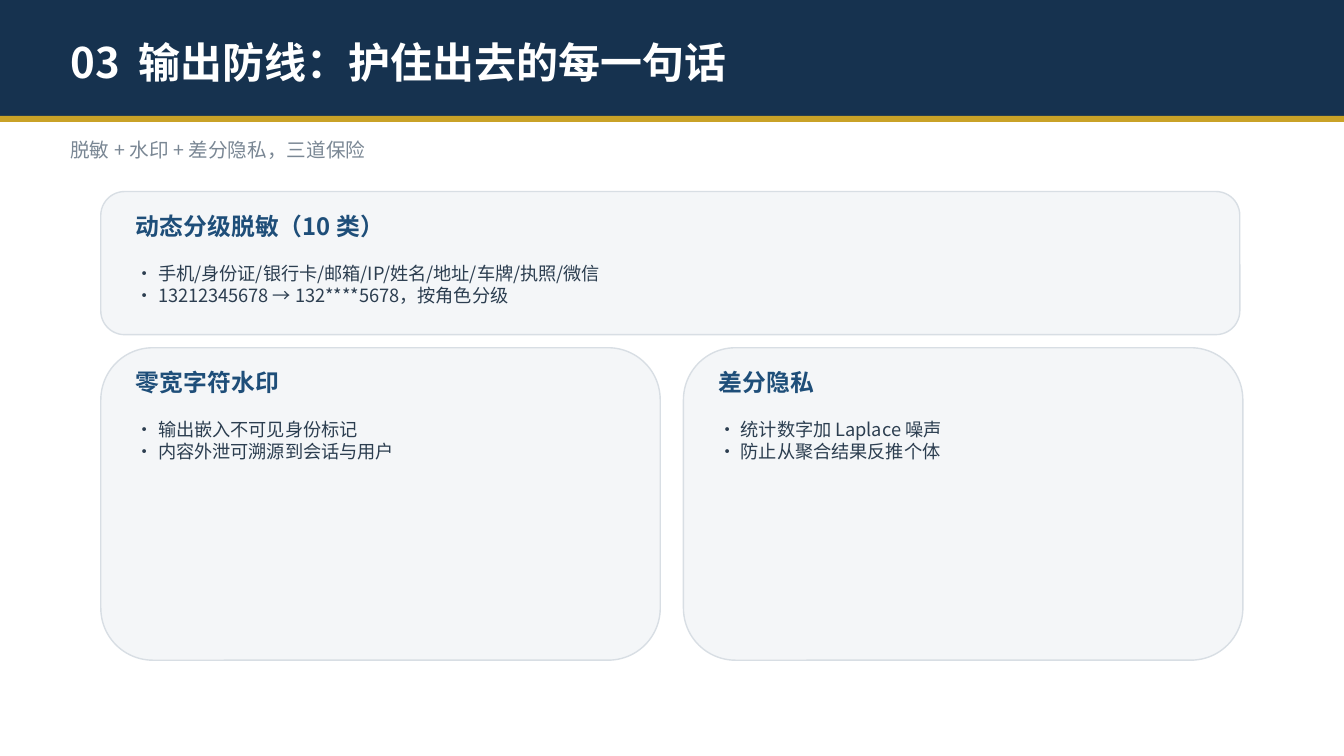
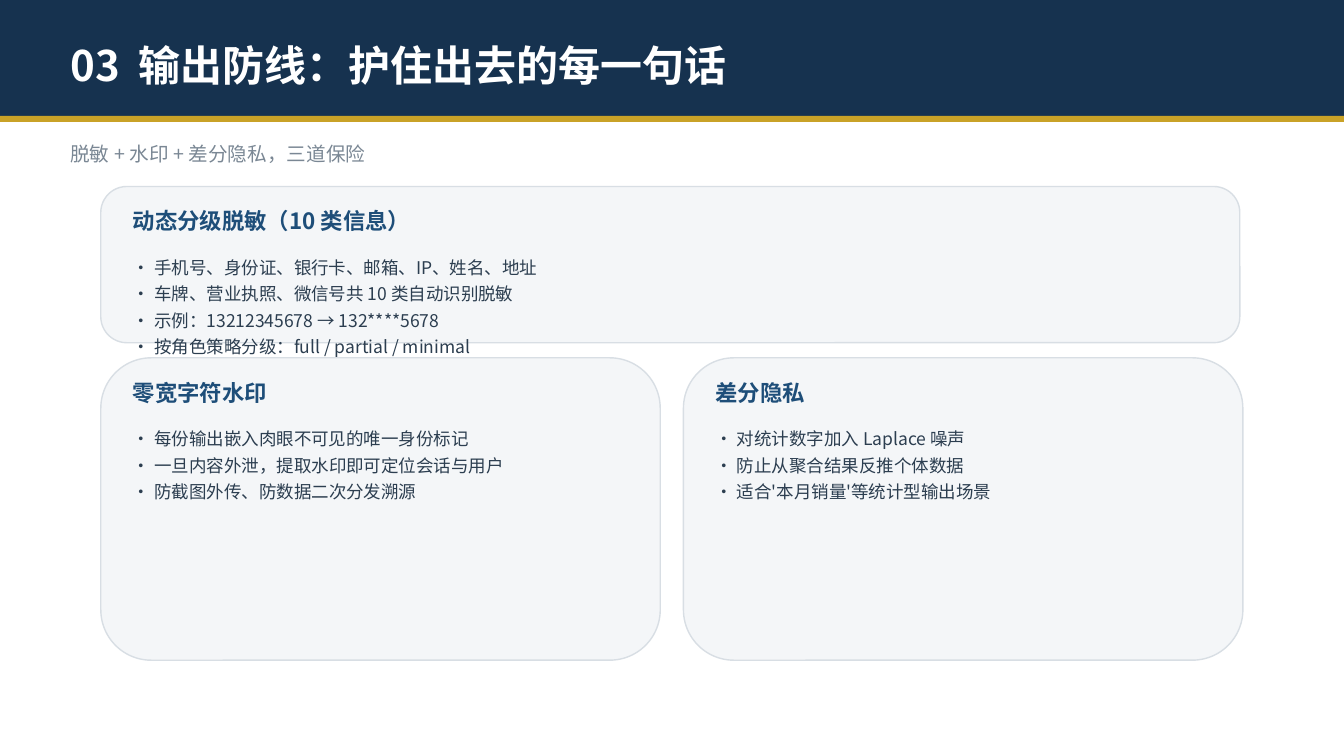
Before and after one commit to zhengyucheng-ktt/security-guard-agent, a slide deck: slide 8 of 安全交互守护智能体-演示.pptx. Drawn at 1344x756 pixels with LibreOffice and Linux fonts; fonts in the diff are those of the drawing. Boxes give left, top, right and bottom in pixels: in the first picture for what was removed or moved away, otherwise in the second. Text is boxed around its words. In the diff, an @@ line names an element or a change of style, - is before the commit and + after.

```diff
--- a/安全交互守护智能体-演示.pptx
+++ b/安全交互守护智能体-演示.pptx
@@ text "03 输出防线：护住出去的每一句话" at <box>70,45,727,85</box>: line spacing 1 to 1.15 @@
@@ text "脱敏 + 水印 + 差分隐私，三道保险" at <box>70,144,365,163</box>: line spacing 1 to 1.15 @@
@@ rounded rectangle: place and size @@
-rounded rectangle at <box>101,192,1240,335</box>
+rounded rectangle at <box>101,187,1240,343</box>
@@ text at <box>133,209,410,231</box>: text changed; size 17 to 16 pt @@
-动态分级脱敏（10 类）
+动态分级脱敏（10 类信息）
@@ text at <box>154,259,537,357</box>: text changed; size 13 to 12.5 pt @@
-• 手机/身份证/银行卡/邮箱/IP/姓名/地址/车牌/执照/微信
-• 13212345678 → 132****5678，按角色分级
+• 手机号、身份证、银行卡、邮箱、IP、姓名、地址
+• 车牌、营业执照、微信号共 10 类自动识别脱敏
+• 示例：13212345678 → 132****5678
+• 按角色策略分级：full / partial / minimal
@@ rounded rectangle: place and size @@
-rounded rectangle at <box>101,348,660,660</box>
+rounded rectangle at <box>101,358,660,660</box>
@@ rounded rectangle: place and size @@
-rounded rectangle at <box>684,348,1243,660</box>
+rounded rectangle at <box>684,358,1243,660</box>
@@ text "零宽字符水印": place and size @@
-text "零宽字符水印" at <box>136,370,279,394</box>
+text "零宽字符水印" at <box>133,382,267,403</box>
@@ text "零宽字符水印" at <box>133,382,267,403</box>: size 17 to 16 pt; line spacing 1 to 1.15 @@
@@ text "差分隐私" at <box>716,382,805,403</box>: size 17 to 16 pt; line spacing 1 to 1.15 @@
@@ text "差分隐私": place and size @@
-text "差分隐私" at <box>719,371,814,393</box>
+text "差分隐私" at <box>716,382,805,403</box>
@@ text at <box>154,430,503,500</box>: text changed; size 13 to 12.5 pt @@
-• 输出嵌入不可见身份标记
-• 内容外泄可溯源到会话与用户
+• 每份输出嵌入肉眼不可见的唯一身份标记
+• 一旦内容外泄，提取水印即可定位会话与用户
+• 防截图外传、防数据二次分发溯源
@@ text at <box>737,430,991,500</box>: text changed; size 13 to 12.5 pt @@
-• 统计数字加 Laplace 噪声
-• 防止从聚合结果反推个体
+• 对统计数字加入 Laplace 噪声
+• 防止从聚合结果反推个体数据
+• 适合'本月销量'等统计型输出场景
```
Also in this commit, not shown: 16 other slides changed, 9 other files.
